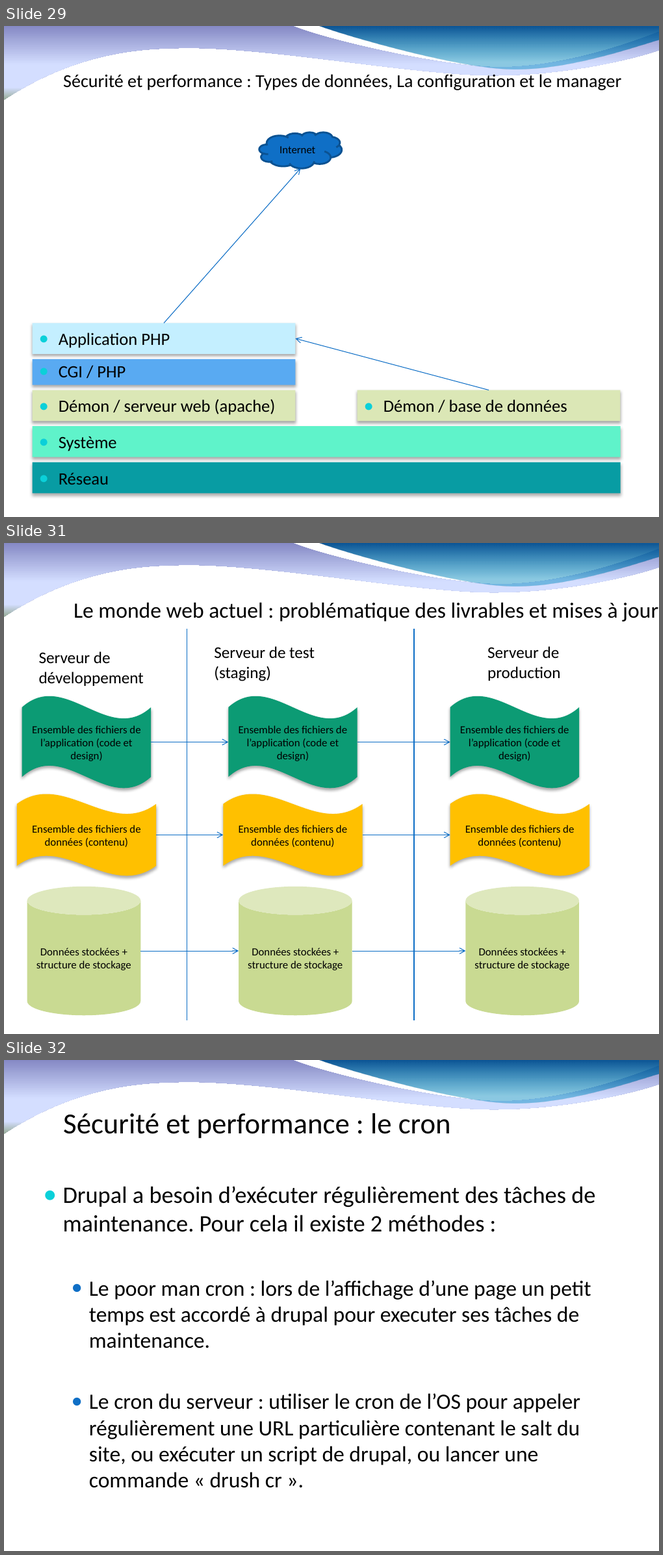
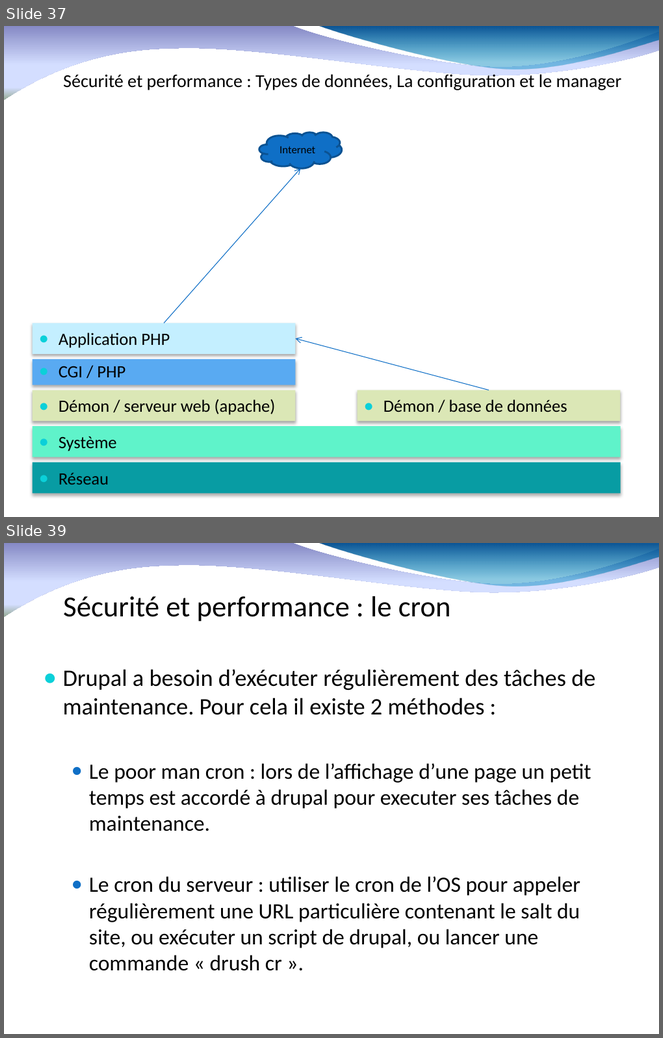
Before and after one commit to fauconv/cours_drupal8, a slide deck: drupal 8 nomades.pptx. Shown one above the other, each under a label of ours: slides 29, 31 and 32 before the commit, slides 37 and 39 after it; the slides between them are not shown. The pictures are 663x1555 and 663x1038 pixels, drawn with LibreOffice and Linux fonts; fonts in the diff are those of the drawing; background and template pictures are left out. Boxes give left, top, right and bottom in pixels: in the first picture for what was removed or moved away, otherwise in the second. Text is boxed around its words. In the diff, an @@ line names an element or a change of style, - is before the commit and + after.

```diff
--- a/drupal 8 nomades.pptx
+++ b/drupal 8 nomades.pptx
@@ slide 31 removed at box(4, 543, 659, 1034), background #FFFFFF; not listed: 2 template elements that a slide beside it also shows @@
@@ title removed at box(74, 602, 659, 622) @@
-Le monde web actuel : problématique des livrables et mises à jour
@@ line removed from (187, 629) to (187, 1021) @@
@@ line removed from (414, 629) to (414, 1021) @@
@@ text removed at box(39, 652, 144, 686) @@
-Serveur de développement
@@ text removed at box(214, 646, 315, 681) @@
-Serveur de test (staging)
@@ text removed at box(488, 646, 560, 681) @@
-Serveur de production
@@ wave removed at box(22, 696, 152, 789) @@
-Ensemble des fichiers de l’application (code et design)
@@ wave removed at box(229, 696, 358, 789) @@
-Ensemble des fichiers de l’application (code et design)
@@ wave removed at box(450, 696, 579, 789) @@
-Ensemble des fichiers de l’application (code et design)
@@ arrow removed from (151, 742) to (229, 742) @@
@@ arrow removed from (357, 742) to (450, 742) @@
@@ wave removed at box(17, 794, 157, 876) @@
-Ensemble des fichiers de données (contenu)
@@ wave removed at box(224, 794, 363, 876) @@
-Ensemble des fichiers de données (contenu)
@@ wave removed at box(450, 794, 590, 876) @@
-Ensemble des fichiers de données (contenu)
@@ arrow removed from (156, 835) to (224, 835) @@
@@ arrow removed from (362, 835) to (450, 835) @@
@@ cylinder removed at box(27, 887, 140, 1016) @@
-Données stockées + structure de stockage
@@ cylinder removed at box(239, 887, 352, 1016) @@
-Données stockées + structure de stockage
@@ cylinder removed at box(466, 887, 579, 1016) @@
-Données stockées + structure de stockage
@@ arrow removed from (141, 951) to (239, 951) @@
@@ arrow removed from (352, 951) to (466, 951) @@
@@ what was slide 29 is now slide 37 @@
@@ what was slide 32 is now slide 39 @@
```
Also in this commit, not shown: 19 slides changed, 11 slides added.
